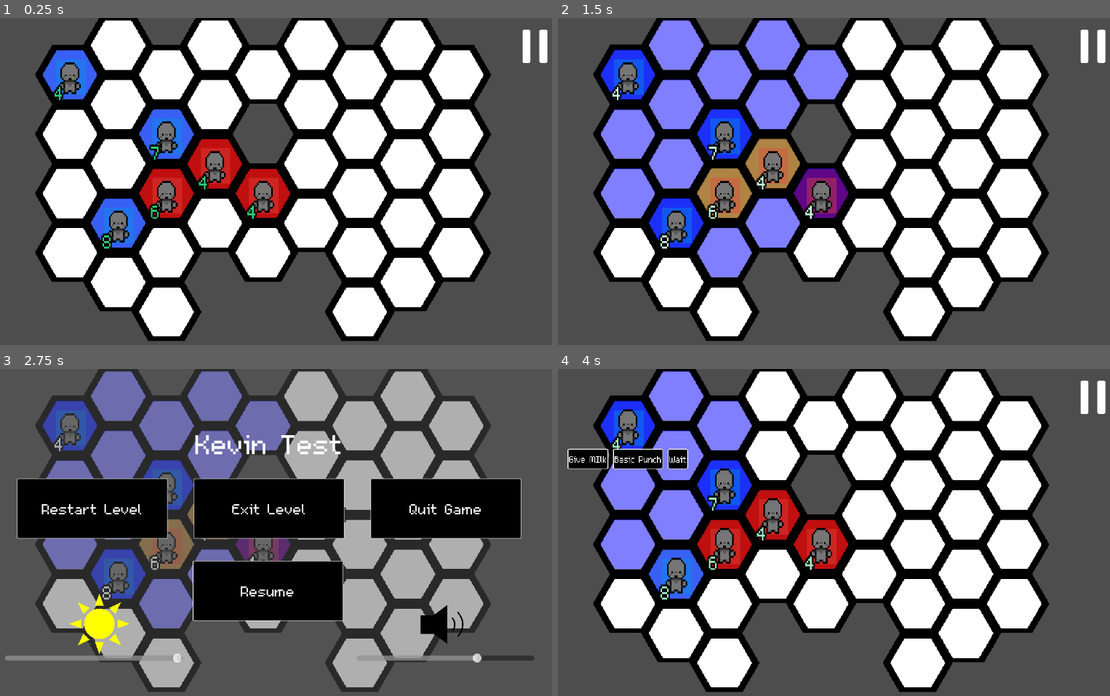
Above: before the commit, frames 1-4 (two rows, left to right).
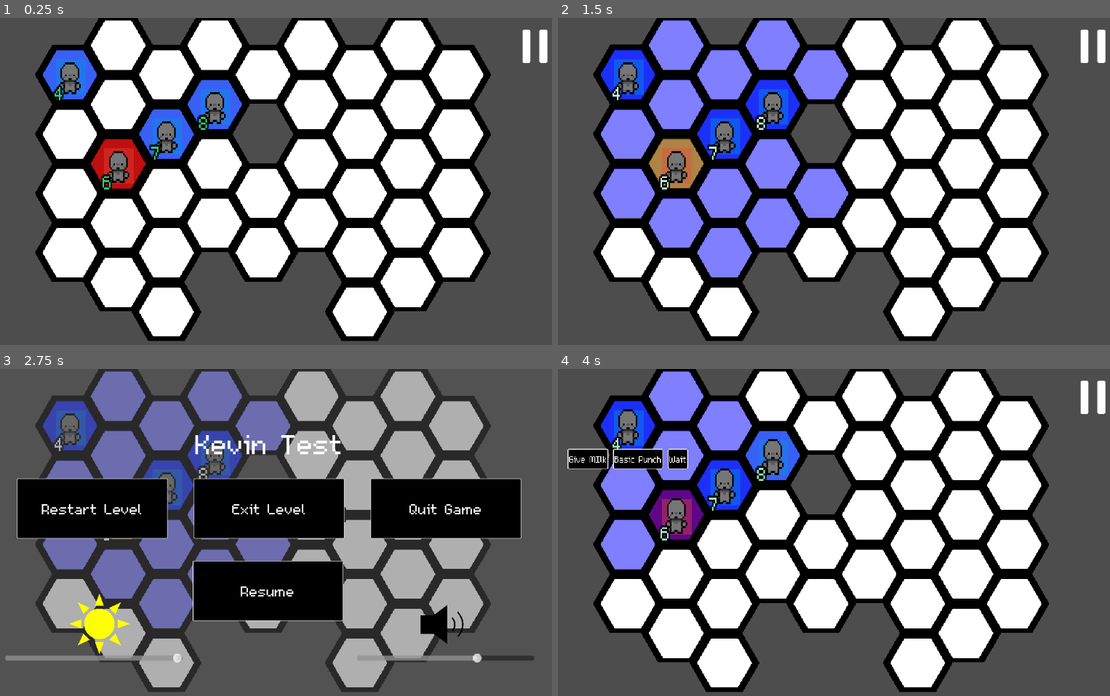
Above: after the commit, the same moments.

Repository: DubiousDuck/Manny-Takes-on-Upper-Management
Game: Godot game, scene res://stages/kevin_test.tscn
The game is run twice, just before and just after one commit, with the same random seed, the same clock (stepped at 60 frames per second) and the same inputs. This scene is started directly instead of the project's main scene.
Inputs (mouse positions are in pixels of both pictures, inside the frame that each line leads up to):
- Up to frame 1 (0.25 s): no input
- Up to frame 2 (1.5 s): tap Enter (ui_accept) at 0.5, 0.77 s; move the mouse to (723, 138) at 0.52 s; hold Right (ui_right) 0.53-1.25 s; click (723, 138) at 0.6 s; click "Basic Punch" at 1.25 s
- Up to frame 3 (2.75 s): click (535, 398) at 2 s
- Up to frame 4 (4 s): click "Restart Level" at 2.75 s; move the mouse to (629, 431) at 3.52 s; hold Down (ui_down) from 3.53 s (still down); click (629, 431) at 3.6 s; tap Enter (ui_accept) at 3.77 s

The runs differ from the first frame. In frame 1, 6.8% of the frame differs, in the area x 16-53%, y 18-71%; in frame 2, 6.9%; in frame 3, 3.7%; in frame 4, 6.8%.

Commit message:
stacked allie moving fix

Diff:
--- a/stages/demo_field.tscn
+++ b/stages/demo_field.tscn
@@ -13,7 +13,7 @@
 [ext_resource type="Resource" uid="uid://d35bvyq0lgfdj" path="res://unit/params/ranger.tres" id="9_mfhmk"]
 [ext_resource type="Script" path="res://unit/EnemyUnit.gd" id="13_e31i5"]
 
-[node name="Battlefield" type="Node2D" node_paths=PackedStringArray("tile_map")]
+[node name="Battlefield2" type="Node2D" node_paths=PackedStringArray("tile_map")]
 script = ExtResource("1_1snh2")
 tile_map = NodePath("TileMapTest")
 
--- a/stages/kevin_test.tscn
+++ b/stages/kevin_test.tscn
@@ -10,11 +10,10 @@
 [ext_resource type="Script" path="res://unit/PlayerUnit.gd" id="7_r8r1u"]
 [ext_resource type="Resource" uid="uid://b2xolay11juv8" path="res://unit/params/protagonist.tres" id="8_we6bo"]
 [ext_resource type="Resource" uid="uid://bvllti17umvmw" path="res://unit/params/healer.tres" id="9_o6vv7"]
-[ext_resource type="Resource" uid="uid://d35bvyq0lgfdj" path="res://unit/params/ranger.tres" id="9_rph7b"]
 [ext_resource type="Script" path="res://unit/EnemyUnit.gd" id="11_3pbfy"]
 [ext_resource type="Resource" uid="uid://dj115e2fbsle6" path="res://unit/params/tank.tres" id="11_qxhks"]
 
-[node name="Battlefield" type="Node2D" node_paths=PackedStringArray("tile_map")]
+[node name="Battlefield2" type="Node2D" node_paths=PackedStringArray("tile_map")]
 script = ExtResource("1_6p42v")
 tile_map = NodePath("TileMapTest")
 
@@ -49,7 +48,7 @@
 unit_data = ExtResource("9_o6vv7")
 
 [node name="PlayerUnit5" parent="Units/PlayerGroup" instance=ExtResource("6_ih3ny")]
-position = Vector2(52, 333)
+position = Vector2(201, 132)
 script = ExtResource("7_r8r1u")
 unit_data = ExtResource("11_qxhks")
 
@@ -57,17 +56,7 @@
 script = ExtResource("5_3d7nl")
 
 [node name="EnemyUnit" parent="Units/EnemyGroup" instance=ExtResource("6_ih3ny")]
-position = Vector2(121, 282)
+position = Vector2(51, 233)
 script = ExtResource("11_3pbfy")
 
-[node name="EnemyUnit2" parent="Units/EnemyGroup" instance=ExtResource("6_ih3ny")]
-position = Vector2(202, 235)
-script = ExtResource("11_3pbfy")
-unit_data = ExtResource("9_rph7b")
-
-[node name="EnemyUnit3" parent="Units/EnemyGroup" instance=ExtResource("6_ih3ny")]
-position = Vector2(280, 288)
-script = ExtResource("11_3pbfy")
-unit_data = ExtResource("9_rph7b")
-
 [connection signal="status_update_complete" from="Units" to="Units" method="_on_status_update_complete"]
--- a/unit/UnitContainer.gd
+++ b/unit/UnitContainer.gd
@@ -243,6 +243,20 @@
 
 			var action_type := find_action(clicked_cell)
 
+			#deselect if unit is clicked on again; select held units
+			if current_unit != null and current_unit.cell == clicked_cell:
+				var next_unit = get_next_unit_of_same_cell(current_unit)
+				deselect_current_unit()
+				if next_unit != null:
+					select_unit(next_unit)
+					highlight_handle()
+					get_actionnable_cells()
+				return
+
+			if action_type == Unit.Action.NONE:
+				deselect_current_unit()
+				return
+
 			#FIXME: attack won't be carried out if enemy and ally are stacked on the same cell
 			if action_type == Unit.Action.MOVE:
 				check_and_remove_unit_from_being_held(current_unit)
@@ -265,22 +279,11 @@
 				in_progress = false
 				deselect_current_unit()
 
-			#deselect if unit is clicked on again; select held units
-			if current_unit != null and current_unit.cell == clicked_cell:
-				var next_unit = get_next_unit_of_same_cell(current_unit)
-				deselect_current_unit()
-				if next_unit != null:
-					select_unit(next_unit)
-					highlight_handle()
-					get_actionnable_cells()
-				return
-
-			if action_type == Unit.Action.NONE:
-				deselect_current_unit()
-				return
+			EventBus.emit_signal("update_cell_status", true)
 
 			if get_available_unit_count() <= 0:
 				all_units_moved.emit()
+
 
 func highlight_handle():
 	EventBus.emit_signal("remove_cell_highlights", name)
Not shown: 1 places in overworld/sample_overworld.tscn that only renumber resources
Not shown: 1 places in stages/battlefield.tscn that only renumber resources
Not shown: 1 places in stages/demo_field.tscn that only renumber resources
Not shown: 1 places in stages/kevin_test.tscn that only renumber resources
